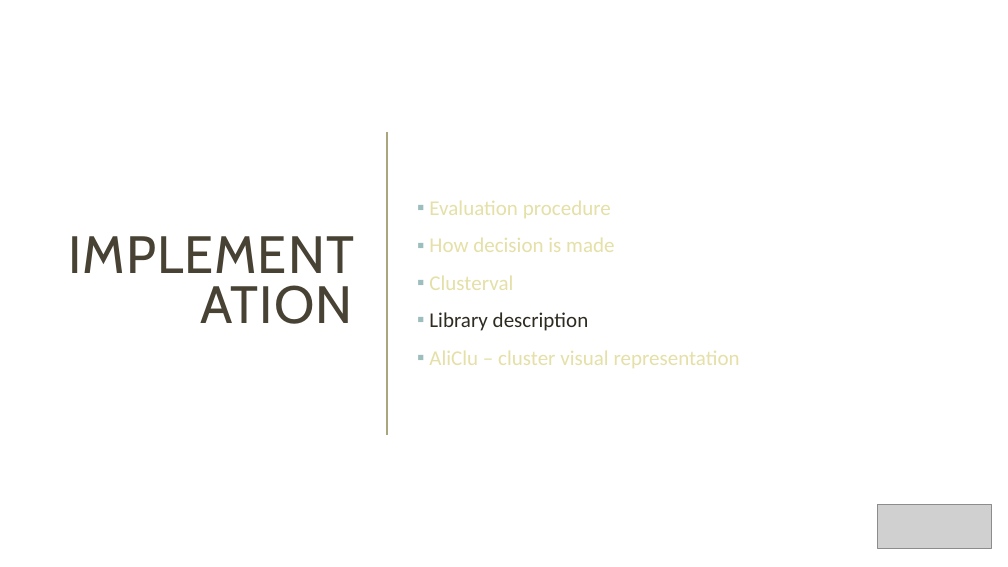
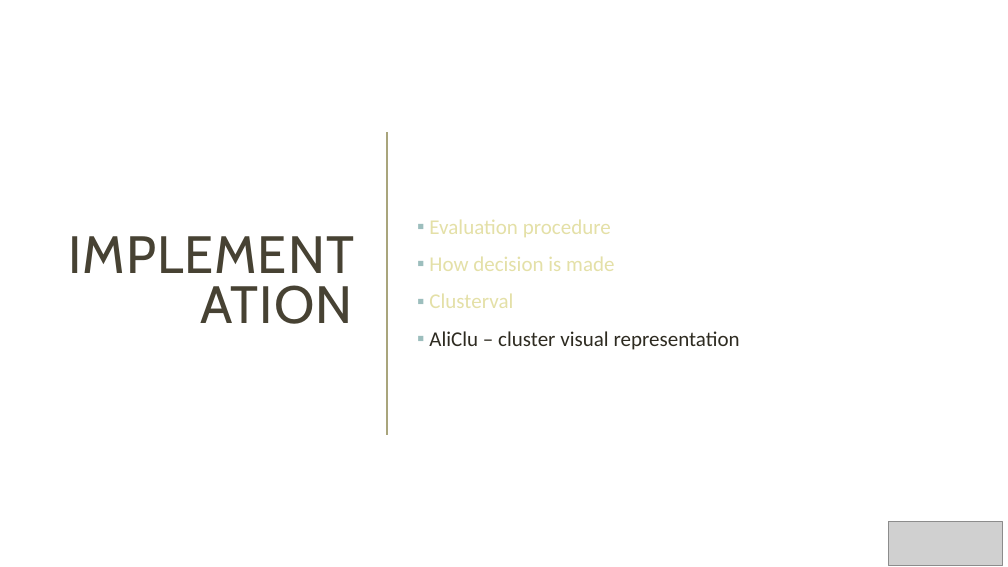
Before and after one commit to Nuno09/MscThesis, a slide deck: slide 28 of Dissertacao/apresentação_tese.pptx. Drawn at 1008x567 pixels with LibreOffice and Linux fonts; fonts in the diff are those of the drawing; grey boxes stand for pictures. Boxes give left, top, right and bottom in pixels: in the first picture for what was removed or moved away, otherwise in the second. Text is boxed around its words. In the diff, an @@ line names an element or a change of style, - is before the commit and + after.

Commit message:
updated presentation

```diff
--- a/Dissertacao/apresentação_tese.pptx
+++ b/Dissertacao/apresentação_tese.pptx
@@ text at (429, 312, 589, 331): paragraph removed @@
-▪ Library description
@@ text at (429, 331, 740, 350): text colour #E4E0A7 to #2E2B21 in "AliClu – cluster visual representation" @@
@@ picture: place and size @@
-picture at (878, 504, 992, 548)
+picture at (889, 522, 1003, 566)
```
Also in this commit, not shown: 29 other slides changed, 24 slides added, 2 slides removed.
